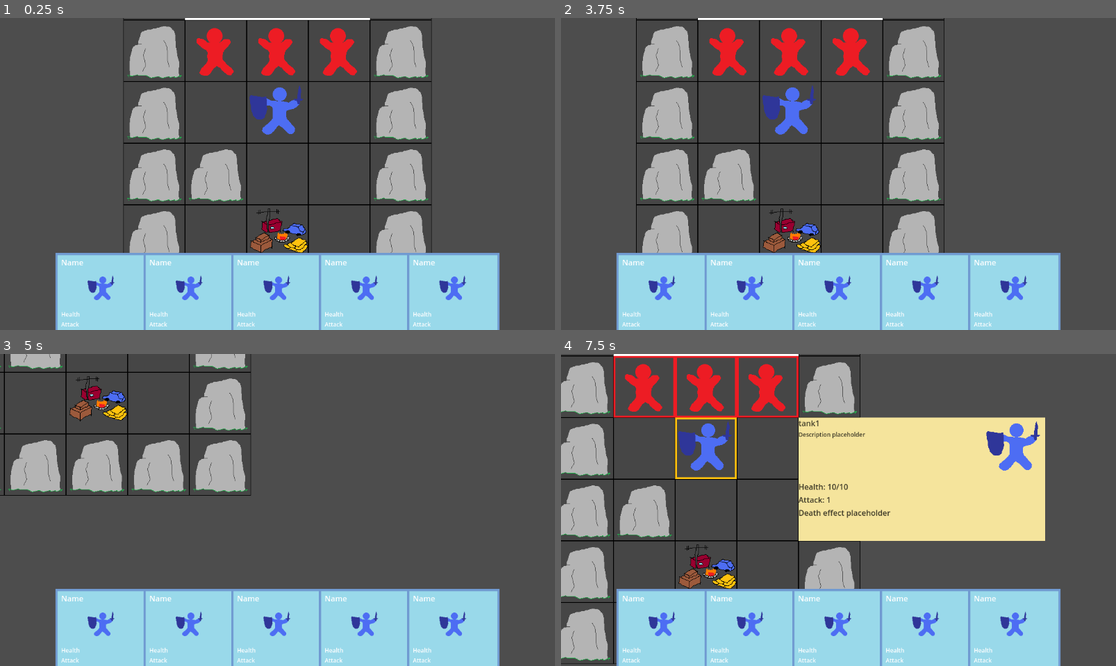
Above: before the commit, frames 1-4 (two rows, left to right).
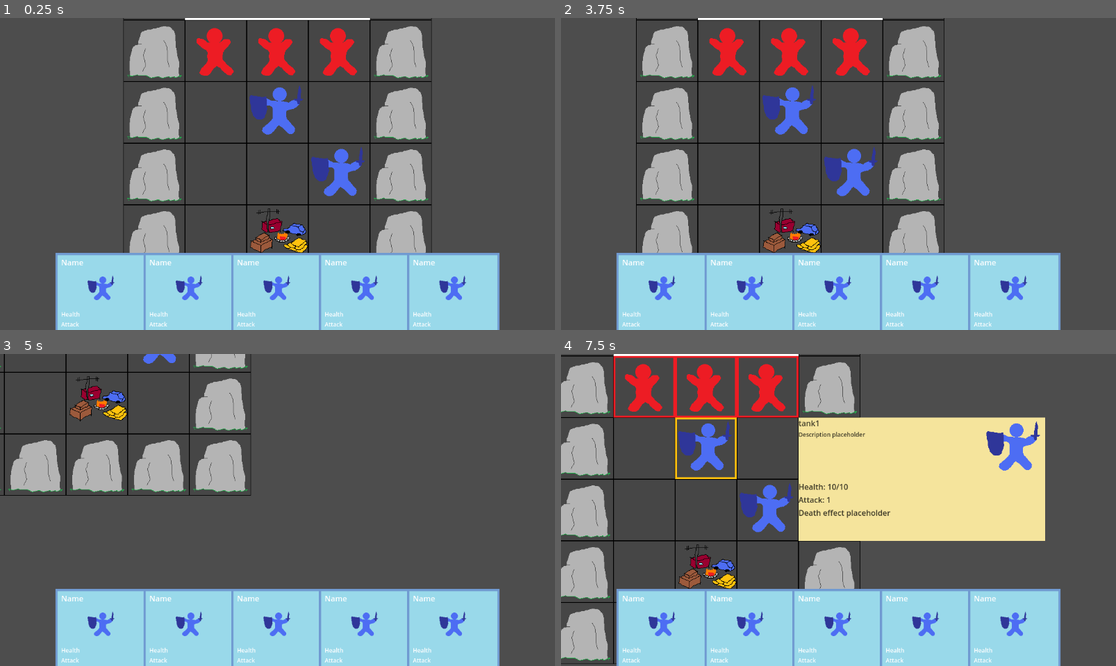
Above: after the commit, the same moments.

Repository: Wayl123/CardPuzzleGame
Game: Godot game, scene res://scene/test_map.tscn
Same seed, same stepped clock (60 frames per second), same inputs: the game is played once before the commit and once after it.
Inputs (mouse positions are in pixels of both pictures, inside the frame that each line leads up to):
- Up to frame 1 (0.25 s): no input
- Up to frame 2 (3.75 s): click (777, 49) at 0.52 s; click (838, 111) at 1.27 s; click (838, 236) at 2 s; click (777, 111) at 2.77 s; tap Enter at 3.5 s; move the mouse to (960, 158) at 3.52 s; press the mouse at (960, 158) at 3.53 s; hold D (RightButton) from 3.53 s (still down)
- Up to frame 3 (5 s): move the mouse to (166, 525) at 4.27 s; release D (RightButton) at 4.28 s; release the mouse at (166, 525) at 4.28 s; hold S (DownButton) from 4.28 s (still down); click (166, 525) at 4.35 s
- Up to frame 4 (7.5 s): move the mouse to (894, 441) at 5.02 s; release S (DownButton) at 5.03 s; press the mouse at (894, 441) at 5.03 s; hold D (RightButton) 5.03-5.78 s; move the mouse to (810, 572) at 5.77 s; release the mouse at (810, 572) at 5.78 s; hold W (UpButton) 5.78-6.53 s; click (810, 572) at 5.85 s; move the mouse to (1005, 556) at 6.52 s; press the mouse at (1005, 556) at 6.53 s; hold A (LeftButton) from 6.53 s (still down); move the mouse to (672, 463) at 7.27 s; release the mouse at (672, 463) at 7.28 s; click (672, 463) at 7.35 s

The runs differ from the first frame. In frame 1, 2.0% of the frame differs, in the area x 34-66%, y 41-59%; in frame 2, 2.0%; in frame 3, 0.5%; in frame 4, 2.0%, in the area x 10-42%, y 41-59%.

Commit message:
Allow dragging unit on the board #8

Diff:
--- a/scene/enemy.tscn
+++ b/scene/enemy.tscn
@@ -3,4 +3,5 @@
 [ext_resource type="Script" path="res://scripts/Enemy.gd" id="1_8g0kx"]
 
 [node name="Enemy" type="TextureButton"]
+mouse_filter = 1
 script = ExtResource("1_8g0kx")
--- a/scene/player.tscn
+++ b/scene/player.tscn
@@ -5,4 +5,5 @@
 [node name="Player" type="TextureButton"]
 offset_right = 40.0
 offset_bottom = 40.0
+mouse_filter = 1
 script = ExtResource("1_vaq0c")
--- a/scene/test_map.tscn
+++ b/scene/test_map.tscn
@@ -43,6 +43,7 @@
 layout_mode = 2
 offset_right = 128.0
 offset_bottom = 128.0
+mouse_filter = 1
 disabled = true
 texture_normal = ExtResource("2_ipvsb")
 script = ExtResource("2_q3xh8")
@@ -62,6 +63,7 @@
 layout_mode = 2
 offset_right = 128.0
 offset_bottom = 128.0
+mouse_filter = 1
 disabled = true
 texture_normal = ExtResource("2_ipvsb")
 script = ExtResource("2_q3xh8")
@@ -83,6 +85,7 @@
 layout_mode = 2
 offset_right = 128.0
 offset_bottom = 128.0
+mouse_filter = 1
 disabled = true
 texture_normal = ExtResource("2_ipvsb")
 script = ExtResource("2_q3xh8")
@@ -105,6 +108,7 @@
 layout_mode = 2
 offset_right = 128.0
 offset_bottom = 128.0
+mouse_filter = 1
 disabled = true
 texture_normal = ExtResource("2_ipvsb")
 script = ExtResource("2_q3xh8")
@@ -127,6 +131,7 @@
 layout_mode = 2
 offset_right = 128.0
 offset_bottom = 128.0
+mouse_filter = 1
 disabled = true
 texture_normal = ExtResource("2_ipvsb")
 script = ExtResource("2_q3xh8")
@@ -147,6 +152,7 @@
 layout_mode = 2
 offset_right = 128.0
 offset_bottom = 128.0
+mouse_filter = 1
 disabled = true
 texture_normal = ExtResource("2_ipvsb")
 script = ExtResource("2_q3xh8")
@@ -169,6 +175,7 @@
 layout_mode = 2
 offset_right = 128.0
 offset_bottom = 128.0
+mouse_filter = 1
 disabled = true
 texture_disabled = ExtResource("4_wvbj6")
 script = ExtResource("2_q3xh8")
@@ -191,6 +198,7 @@
 layout_mode = 2
 offset_right = 128.0
 offset_bottom = 128.0
+mouse_filter = 1
 disabled = true
 texture_normal = ExtResource("3_a322j")
 texture_disabled = ExtResource("4_wvbj6")
@@ -214,6 +222,7 @@
 layout_mode = 2
 offset_right = 128.0
 offset_bottom = 128.0
+mouse_filter = 1
 disabled = true
 texture_disabled = ExtResource("4_wvbj6")
 script = ExtResource("2_q3xh8")
@@ -236,6 +245,7 @@
 layout_mode = 2
 offset_right = 128.0
 offset_bottom = 128.0
+mouse_filter = 1
 disabled = true
 texture_normal = ExtResource("2_ipvsb")
 script = ExtResource("2_q3xh8")
@@ -256,6 +266,7 @@
 layout_mode = 2
 offset_right = 128.0
 offset_bottom = 128.0
+mouse_filter = 1
 disabled = true
 texture_normal = ExtResource("2_ipvsb")
 script = ExtResource("2_q3xh8")
@@ -278,6 +289,7 @@
 layout_mode = 2
 offset_right = 128.0
 offset_bottom = 128.0
+mouse_filter = 1
 disabled = true
 script = ExtResource("2_q3xh8")
 
@@ -303,6 +315,7 @@
 layout_mode = 2
 offset_right = 128.0
 offset_bottom = 128.0
+mouse_filter = 1
 disabled = true
 script = ExtResource("2_q3xh8")
 
@@ -328,6 +341,7 @@
 layout_mode = 2
 offset_right = 128.0
 offset_bottom = 128.0
+mouse_filter = 1
 disabled = true
 script = ExtResource("2_q3xh8")
 
@@ -353,6 +367,7 @@
 layout_mode = 2
 offset_right = 128.0
 offset_bottom = 128.0
+mouse_filter = 1
 disabled = true
 texture_normal = ExtResource("2_ipvsb")
 script = ExtResource("2_q3xh8")
@@ -373,6 +388,7 @@
 layout_mode = 2
 offset_right = 128.0
 offset_bottom = 128.0
+mouse_filter = 1
 disabled = true
 texture_normal = ExtResource("2_ipvsb")
 script = ExtResource("2_q3xh8")
@@ -395,6 +411,7 @@
 layout_mode = 2
 offset_right = 128.0
 offset_bottom = 128.0
+mouse_filter = 1
 script = ExtResource("2_q3xh8")
 
 [node name="GridNode18" type="TextureRect" parent="MapGrid"]
@@ -415,6 +432,7 @@
 layout_mode = 2
 offset_right = 128.0
 offset_bottom = 128.0
+mouse_filter = 1
 script = ExtResource("2_q3xh8")
 
 [node name="Player" parent="MapGrid/GridNode18/Content" instance=ExtResource("9_1e7ji")]
@@ -439,6 +457,7 @@
 layout_mode = 2
 offset_right = 128.0
 offset_bottom = 128.0
+mouse_filter = 1
 script = ExtResource("2_q3xh8")
 
 [node name="GridNode20" type="TextureRect" parent="MapGrid"]
@@ -459,6 +478,7 @@
 layout_mode = 2
 offset_right = 128.0
 offset_bottom = 128.0
+mouse_filter = 1
 disabled = true
 texture_normal = ExtResource("2_ipvsb")
 script = ExtResource("2_q3xh8")
@@ -479,6 +499,7 @@
 layout_mode = 2
 offset_right = 128.0
 offset_bottom = 128.0
+mouse_filter = 1
 disabled = true
 texture_normal = ExtResource("2_ipvsb")
 script = ExtResource("2_q3xh8")
@@ -501,7 +522,7 @@
 layout_mode = 2
 offset_right = 128.0
 offset_bottom = 128.0
-texture_normal = ExtResource("2_ipvsb")
+mouse_filter = 1
 script = ExtResource("2_q3xh8")
 
 [node name="GridNode23" type="TextureRect" parent="MapGrid"]
@@ -522,6 +543,7 @@
 layout_mode = 2
 offset_right = 128.0
 offset_bottom = 128.0
+mouse_filter = 1
 script = ExtResource("2_q3xh8")
 
 [node name="GridNode24" type="TextureRect" parent="MapGrid"]
@@ -542,7 +564,12 @@
 layout_mode = 2
 offset_right = 128.0
 offset_bottom = 128.0
-script = ExtResource("2_q3xh8")
+mouse_filter = 1
+script = ExtResource("2_q3xh8")
+
+[node name="Player" parent="MapGrid/GridNode24/Content" instance=ExtResource("9_1e7ji")]
+layout_mode = 0
+player_id = "2-1"
 
 [node name="GridNode25" type="TextureRect" parent="MapGrid"]
 custom_minimum_size = Vector2(128, 128)
@@ -562,6 +589,7 @@
 layout_mode = 2
 offset_right = 128.0
 offset_bottom = 128.0
+mouse_filter = 1
 disabled = true
 texture_normal = ExtResource("2_ipvsb")
 script = ExtResource("2_q3xh8")
@@ -582,6 +610,7 @@
 layout_mode = 2
 offset_right = 128.0
 offset_bottom = 128.0
+mouse_filter = 1
 disabled = true
 texture_normal = ExtResource("2_ipvsb")
 script = ExtResource("2_q3xh8")
@@ -604,6 +633,7 @@
 layout_mode = 2
 offset_right = 128.0
 offset_bottom = 128.0
+mouse_filter = 1
 script = ExtResource("2_q3xh8")
 
 [node name="GridNode28" type="TextureRect" parent="MapGrid"]
@@ -624,6 +654,7 @@
 layout_mode = 2
 offset_right = 128.0
 offset_bottom = 128.0
+mouse_filter = 1
 disabled = true
 script = ExtResource("2_q3xh8")
 
@@ -652,6 +683,7 @@
 layout_mode = 2
 offset_right = 128.0
 offset_bottom = 128.0
+mouse_filter = 1
 script = ExtResource("2_q3xh8")
 
 [node name="GridNode30" type="TextureRect" parent="MapGrid"]
@@ -672,6 +704,7 @@
 layout_mode = 2
 offset_right = 128.0
 offset_bottom = 128.0
+mouse_filter = 1
 disabled = true
 texture_normal = ExtResource("2_ipvsb")
 script = ExtResource("2_q3xh8")
@@ -692,6 +725,7 @@
 layout_mode = 2
 offset_right = 128.0
 offset_bottom = 128.0
+mouse_filter = 1
 disabled = true
 texture_normal = ExtResource("2_ipvsb")
 script = ExtResource("2_q3xh8")
@@ -714,6 +748,7 @@
 layout_mode = 2
 offset_right = 128.0
 offset_bottom = 128.0
+mouse_filter = 1
 disabled = true
 texture_normal = ExtResource("2_ipvsb")
 script = ExtResource("2_q3xh8")
@@ -736,6 +771,7 @@
 layout_mode = 2
 offset_right = 128.0
 offset_bottom = 128.0
+mouse_filter = 1
 disabled = true
 texture_normal = ExtResource("2_ipvsb")
 script = ExtResource("2_q3xh8")
@@ -758,6 +794,7 @@
 layout_mode = 2
 offset_right = 128.0
 offset_bottom = 128.0
+mouse_filter = 1
 disabled = true
 texture_normal = ExtResource("2_ipvsb")
 script = ExtResource("2_q3xh8")
@@ -780,6 +817,7 @@
 layout_mode = 2
 offset_right = 128.0
 offset_bottom = 128.0
-disabled = true
-texture_normal = ExtResource("2_ipvsb")
-script = ExtResource("2_q3xh8")
+mouse_filter = 1
+disabled = true
+texture_normal = ExtResource("2_ipvsb")
+script = ExtResource("2_q3xh8")
--- a/scripts/GridContent.gd
+++ b/scripts/GridContent.gd
@@ -8,23 +8,36 @@
 func _get_drag_data(_pos):
 	var data = {}
 
-	if (!disabled && texture_normal):
+	if !disabled and has_node("Player"):
 		data["origin_node"] = self
-		data["origin_texture_normal"] = texture_normal
+		data["origin_child"] = get_node("Player")
 
 		var dragPreview = DRAGPREVIEW.instantiate()
-		dragPreview.set_texture(texture_normal)
+		dragPreview.set_texture(get_node("Player").texture_normal)
 		add_child(dragPreview)
 
 	return data
 
 func _can_drop_data(_pos, data):
-	if (!disabled):
+	if !disabled:
 		return true
 	return false
 
 func _drop_data(_pos, data):
-	if (data):
-		data["origin_node"].texture_normal = texture_normal
+	if data:
+		data["origin_node"].remove_child(data["origin_child"])
 
-		texture_normal = data["origin_texture_normal"]
+		if has_node("Player"):
+			var playerNode = get_node("Player")
+			remove_child(playerNode)
+			data["origin_node"].add_child(playerNode)
+
+		add_child(data["origin_child"])
+
+		if get_tree().has_group("ActiveHoverTooltip"):
+			for tooltip in get_tree().get_nodes_in_group("ActiveHoverTooltip"):
+				tooltip.queue_free()
+		if not get_tree().has_group("ActiveInfoBox"):
+			if get_tree().has_group("RangeDisplay"):
+				for rangeNode in get_tree().get_nodes_in_group("RangeDisplay"):
+					rangeNode.queue_free()
--- a/scripts/UnitCard.gd
+++ b/scripts/UnitCard.gd
@@ -25,14 +25,16 @@
 	_select_node()
 	_range_display()
 
-	if has_node("HoverTooltip"):
-		get_node("HoverTooltip").queue_free()
+	if get_tree().has_group("ActiveHoverTooltip"):
+		for tooltip in get_tree().get_nodes_in_group("ActiveHoverTooltip"):
+			tooltip.queue_free()
 
 func _on_mouse_entered():
 	if not get_tree().has_group("ActiveInfoBox") and not has_node("HoverTooltip"):
 		var hoverTooltip = HOVERTOOLTIP.instantiate()
 
 		hoverTooltip.set_visible(false)
+		hoverTooltip.add_to_group("ActiveHoverTooltip")
 
 		add_child(hoverTooltip)
 
@@ -46,8 +48,9 @@
 
 func _on_mouse_exited():
 	if not Rect2(Vector2(), size).has_point(get_local_mouse_position()):
-		if has_node("HoverTooltip"):
-			get_node("HoverTooltip").queue_free()
+		if get_tree().has_group("ActiveHoverTooltip"):
+			for tooltip in get_tree().get_nodes_in_group("ActiveHoverTooltip"):
+				tooltip.queue_free()
 		if not get_tree().has_group("ActiveInfoBox"):
 			if get_tree().has_group("RangeDisplay"):
 				for rangeNode in get_tree().get_nodes_in_group("RangeDisplay"):
